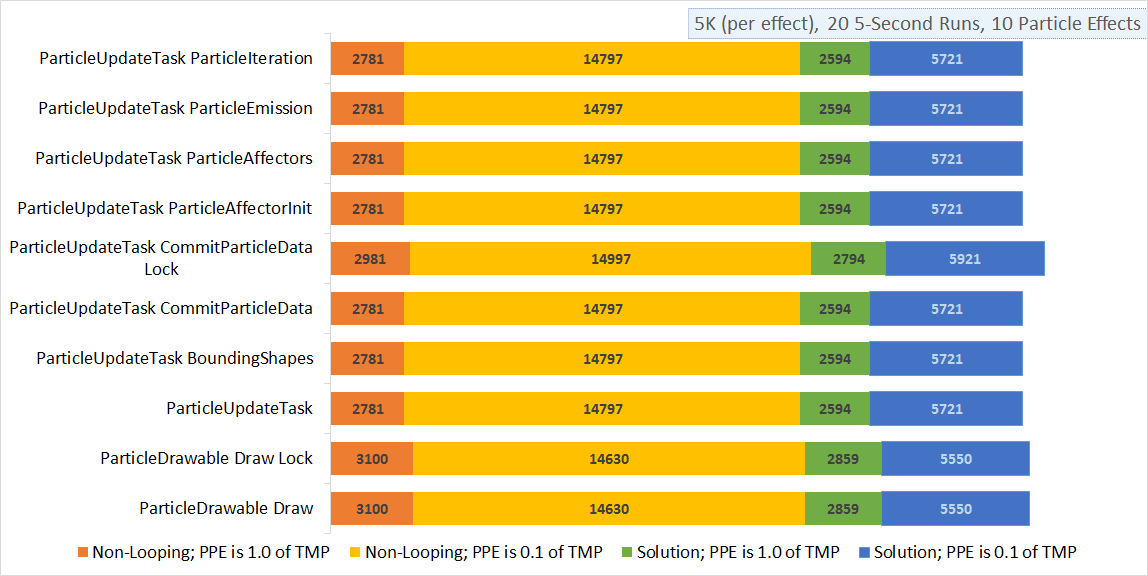
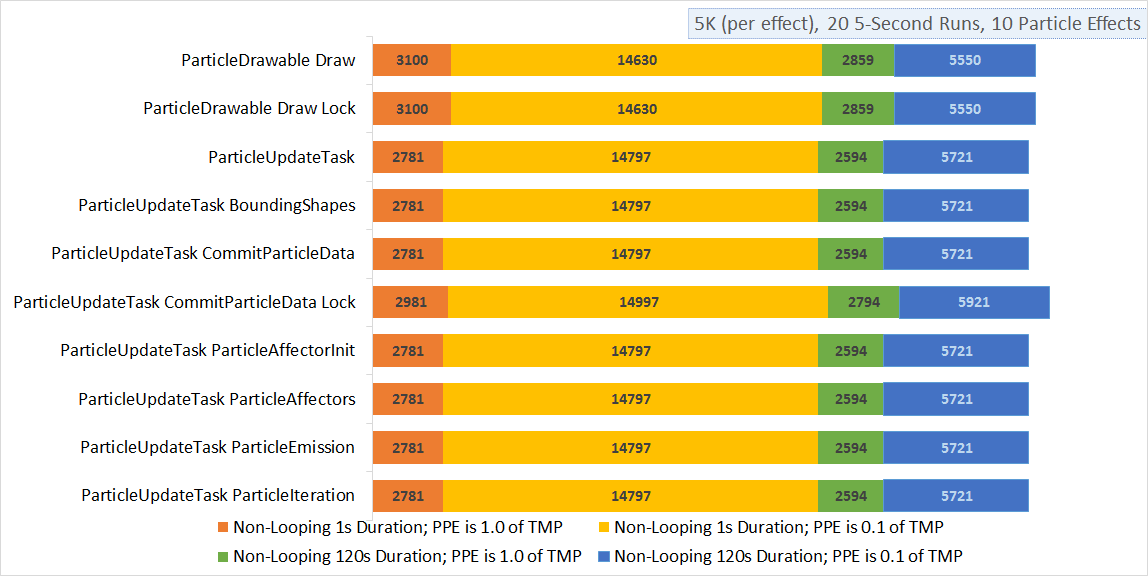
Comparing the layer stacks of the two w=1148, h=576 images. Changes:
added layer "Layer 5" above "Layer 4" over [10, 33, 1077, 565]
